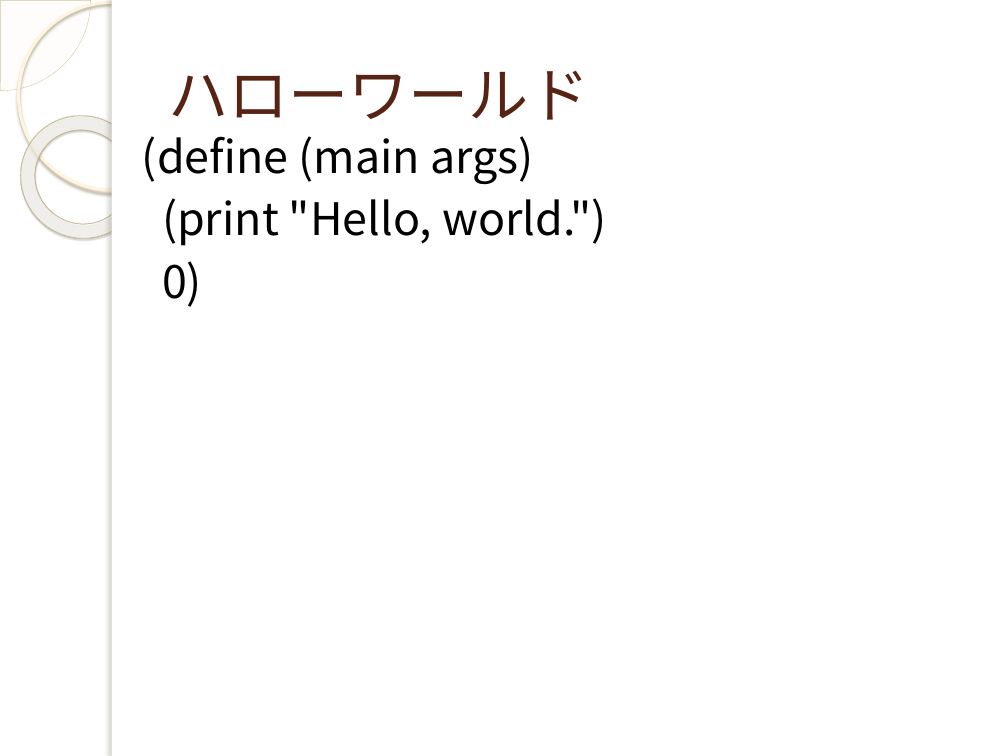
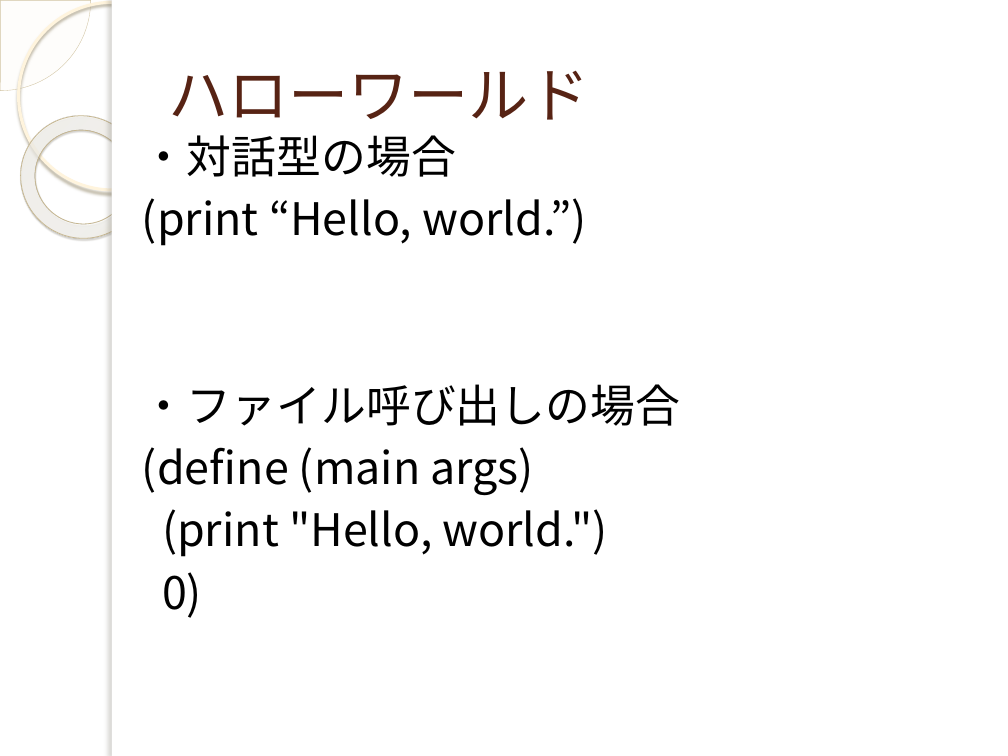
Before and after one commit to yuridonus/FEstudy, a slide deck: slide 25 of scheme.pptx (slide 19 before the commit). Drawn at 1008x756 pixels with LibreOffice and Linux fonts; fonts in the diff are those of the drawing; background and template pictures are left out. Boxes give left, top, right and bottom in pixels: in the first picture for what was removed or moved away, otherwise in the second. Text is boxed around its words. In the diff, an @@ line names an element or a change of style, - is before the commit and + after.

```diff
--- a/scheme.pptx
+++ b/scheme.pptx
@@ text at <box>142,135,680,426</box>: paragraphs added @@
+・対話型の場合
+(print “Hello, world.”)
+・ファイル呼び出しの場合
```
Also in this commit, not shown: 5 other slides changed, 9 slides added, 4 slides removed.
